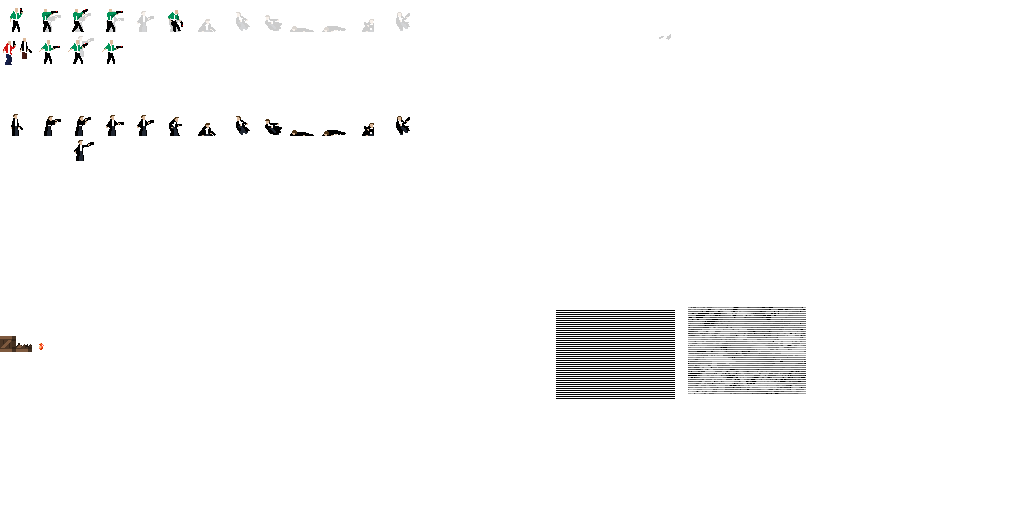
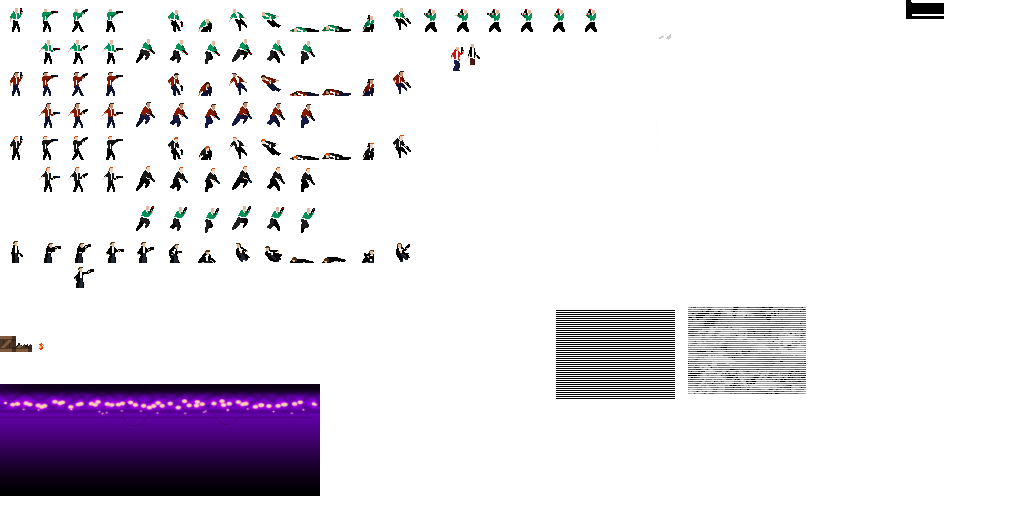
Two versions of the same layered image (1024 x 512). Layer-by-layer changes:
painted on "tiles" over (x1=3, y1=0, x2=944, y2=288)
added group "bg" (1st of 2) with 6 layers above "ref" over (x1=0, y1=384, x2=320, y2=496)
added layer "lights" in group "bg" over (x1=3, y1=399, x2=318, y2=416)
added layer "struct" (20%) in group "bg" over (x1=0, y1=387, x2=320, y2=427)
added layer "dark" in group "bg" over (x1=0, y1=384, x2=320, y2=496)
added layer "base" in group "bg" over (x1=0, y1=384, x2=320, y2=496)
hid "ref", opacity 20% → 50% over (x1=45, y1=11, x2=410, y2=57)
